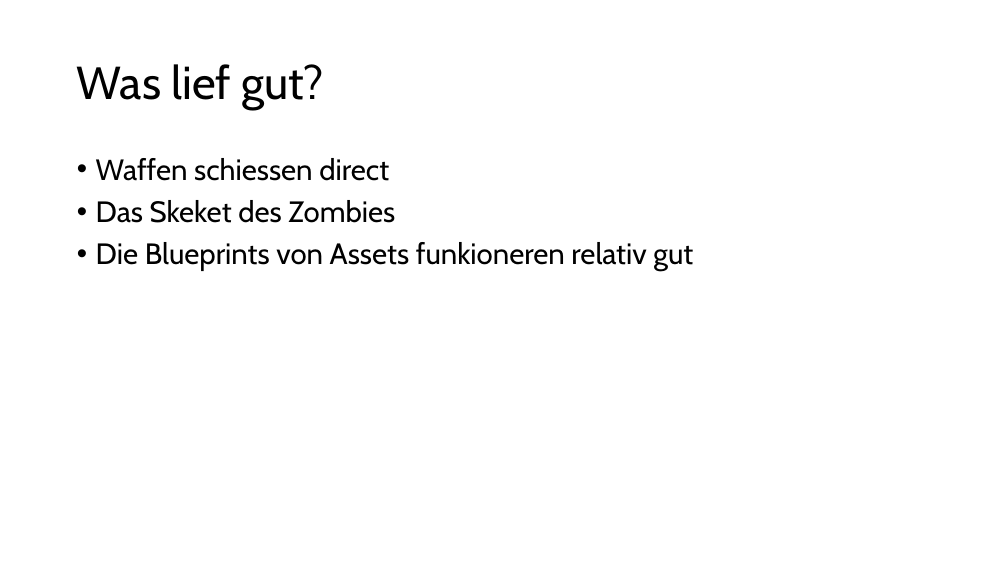
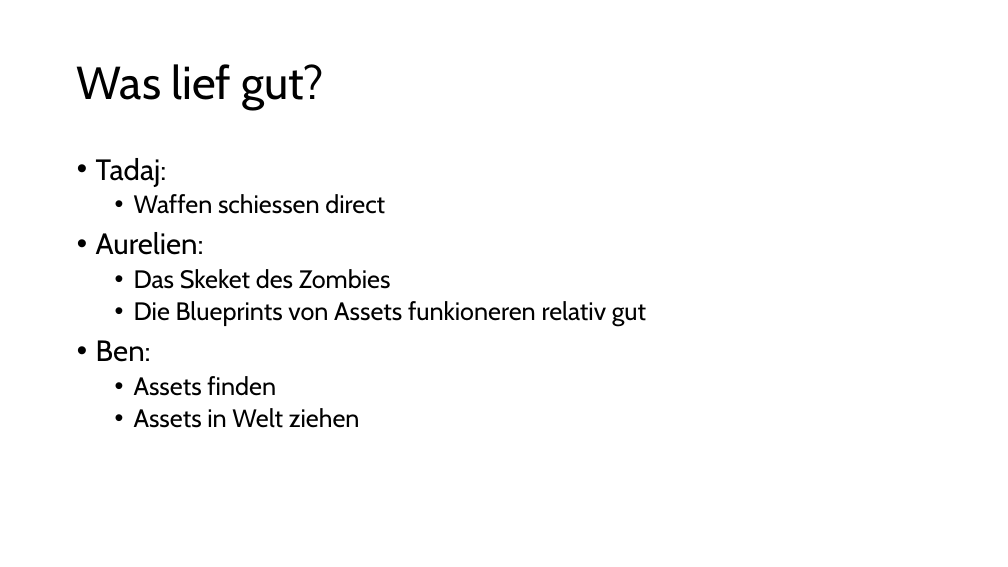
Before and after one commit to Soguel-Aurelien/UnrealEngineProjekt, a slide deck: slide 6 of Presentation/Unrealengine pp.pptx. Drawn at 1008x567 pixels with LibreOffice and Linux fonts; fonts in the diff are those of the drawing. Boxes give left, top, right and bottom in pixels: in the first picture for what was removed or moved away, otherwise in the second. Text is boxed around its words. In the diff, an @@ line names an element or a change of style, - is before the commit and + after.

```diff
--- a/Presentation/Unrealengine pp.pptx
+++ b/Presentation/Unrealengine pp.pptx
@@ text at <box>96,158,167,187</box>: paragraph added @@
+• Tadaj:
@@ text at <box>134,194,646,326</box>: size 28 to 24 pt in "Waffen schiessen direct", "Das Skeket des Zombies", "Die Blueprints von Assets funkioneren relativ gut"; list level 1 to 2 in "Waffen schiessen direct"; list level 1 to 2 in "Das Skeket des Zombies"; list level 1 to 2 in "Die Blueprints von Assets funkioneren ..." @@
@@ text at <box>96,232,204,255</box>: paragraph added @@
+• Aurelien:
@@ text at <box>96,340,360,428</box>: paragraphs added @@
+• Ben:
+  • Assets finden
+  • Assets in Welt ziehen
```
Also in this commit, not shown: 1 other slide changed.
